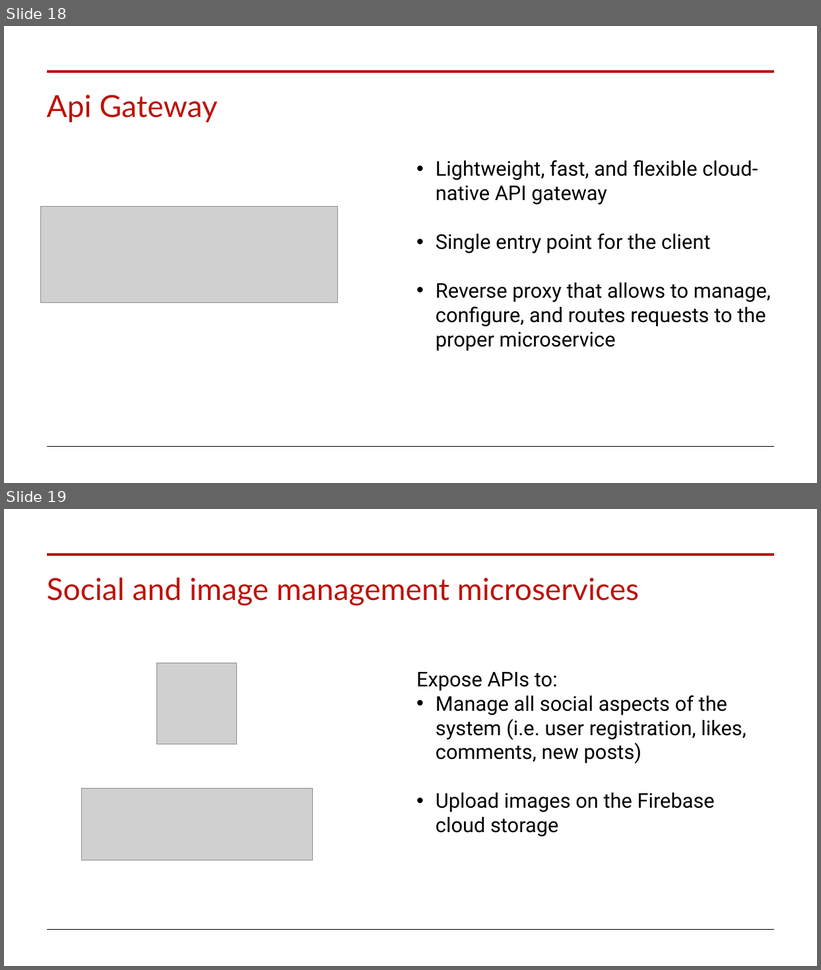
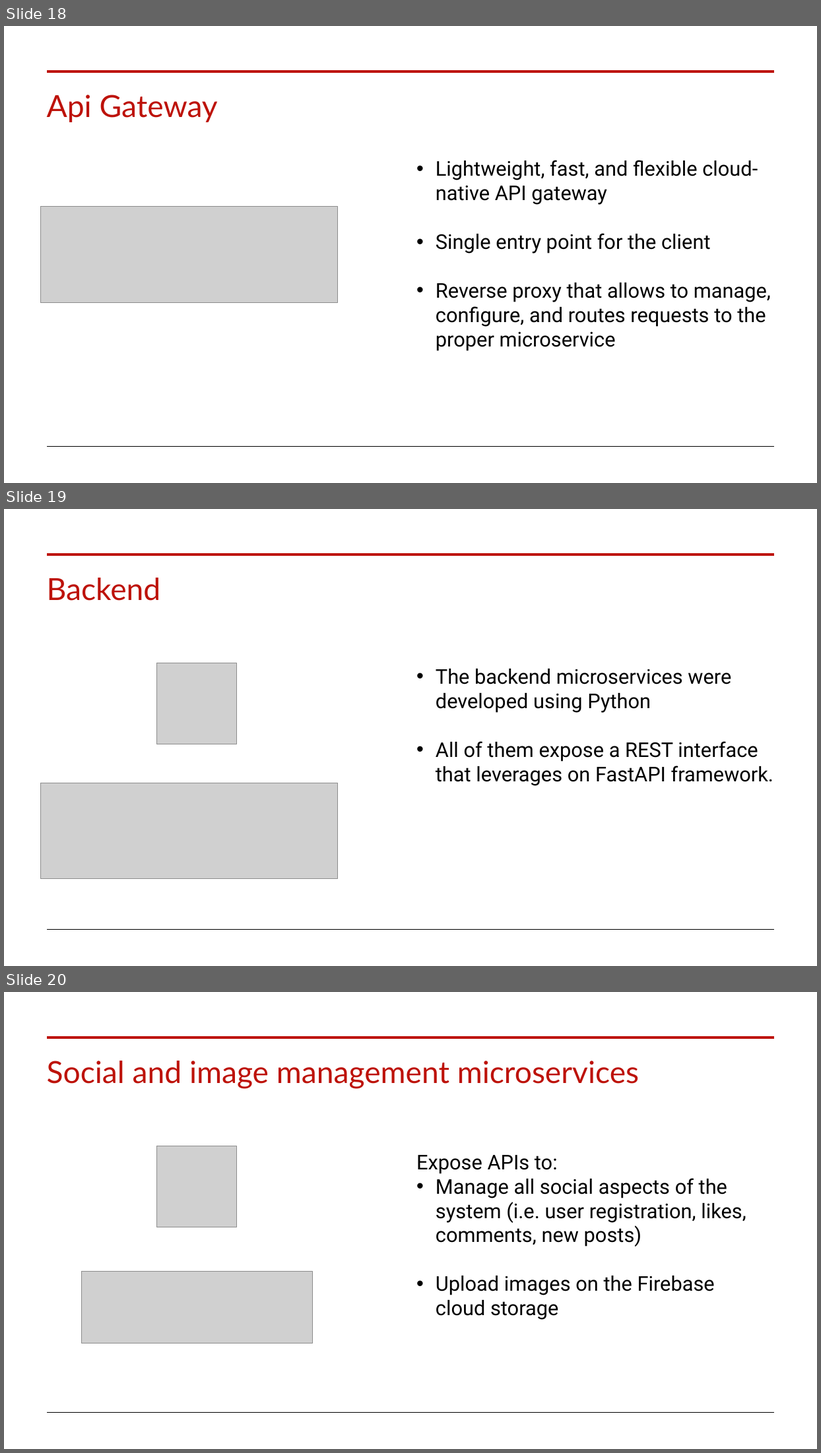
Before and after one commit to mauroficorella/LABAP, a slide deck: Documentation/Presentation.pptx. Shown one above the other, each under a label of ours: slides 18 and 19 before the commit, slides 18, 19 and 20 after it. The pictures are 821x970 and 821x1453 pixels, drawn with LibreOffice and Linux fonts; fonts in the diff are those of the drawing; grey boxes stand for pictures. Boxes give left, top, right and bottom in pixels: in the first picture for what was removed or moved away, otherwise in the second. Text is boxed around its words. In the diff, an @@ line names an element or a change of style, - is before the commit and + after.

```diff
--- a/Documentation/Presentation.pptx
+++ b/Documentation/Presentation.pptx
@@ slide 19 added at (4, 509, 817, 966), background #FFFFFF; not listed: 2 template elements that a slide beside it also shows @@
@@ title added at (47, 578, 161, 601), 36 pt, text #BD1209 @@
+Backend
@@ picture added at (157, 663, 237, 744) @@
@@ text added at (436, 669, 774, 786), 24 pt, text #000000 @@
+• The backend microservices were developed using Python
+• All of them expose a REST interface that leverages on FastAPI framework.
@@ picture added at (40, 783, 338, 879) @@
@@ what was slide 19 is now slide 20 @@
```
Also in this commit, not shown: 2 slides changed, 1 other slide added, 10 other files.
